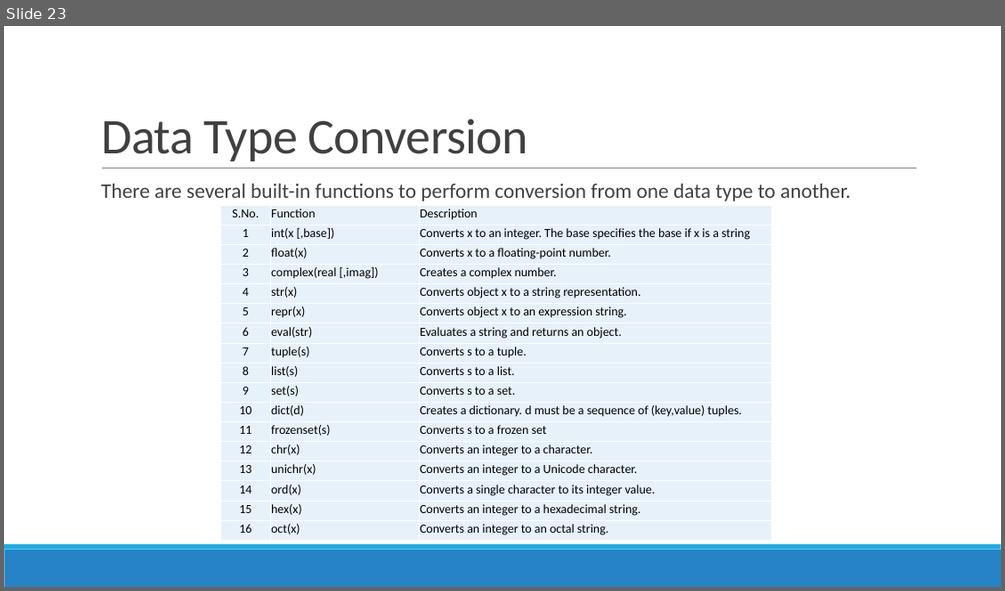
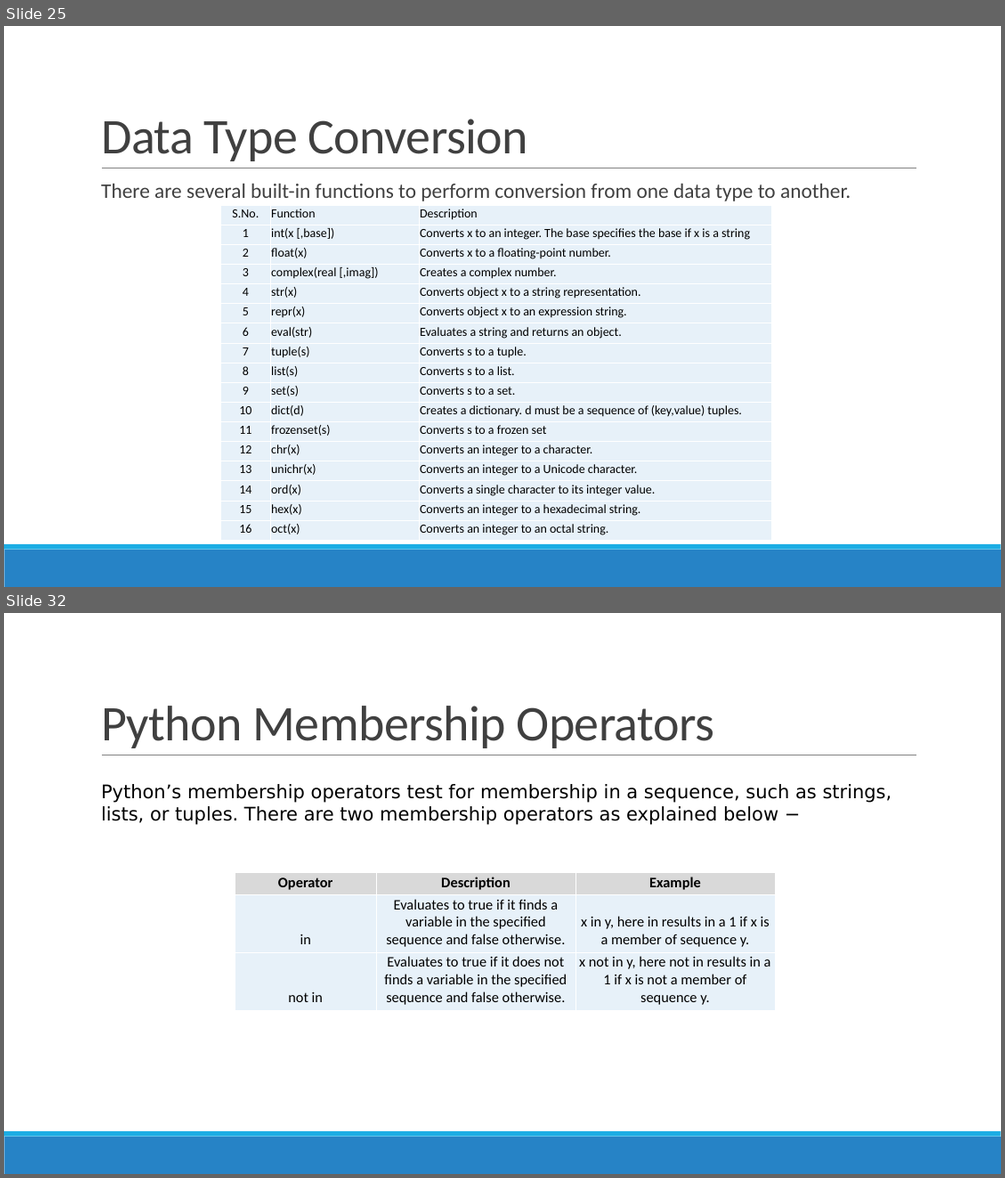
Before and after one commit to siddharth1k/Building-Web-Applications-with-Python, a slide deck: Session5 -Python.pptx. Shown one above the other, each under a label of ours: slide 23 before the commit, slides 25 and 32 after it; the slides between them are not shown. The pictures are 1005x591 and 1005x1178 pixels, drawn with LibreOffice and Linux fonts; fonts in the diff are those of the drawing. Boxes give left, top, right and bottom in pixels: in the first picture for what was removed or moved away, otherwise in the second. Text is boxed around its words. In the diff, an @@ line names an element or a change of style, - is before the commit and + after.

```diff
--- a/Session5 -Python.pptx
+++ b/Session5 -Python.pptx
@@ slide 32 added at (4, 613, 1001, 1174), background #FFFFFF; not listed: 3 template elements that a slide beside it also shows @@
@@ title added at (101, 706, 715, 748), 48 pt, text #404040 @@
+Python Membership Operators
@@ text added at (101, 784, 892, 825), 18 pt, text #000000 @@
+Python’s membership operators test for membership in a sequence, such as strings, lists, or tuples. There are two membership operators as explained below −
@@ table added at (235, 873, 776, 1008), 3 rows, 3 columns @@
+Operator | Description | Example
+in | Evaluates to true if it finds a variable in the specified sequence and false otherwise. | x in y, here in results in a 1 if x is a member of sequence y.
+not in | Evaluates to true if it does not finds a variable in the specified sequence and false otherwise. | x not in y, here not in results in a 1 if x is not a member of sequence y.
@@ what was slide 23 is now slide 25 @@
```
Also in this commit, not shown: 15 other slides added.
